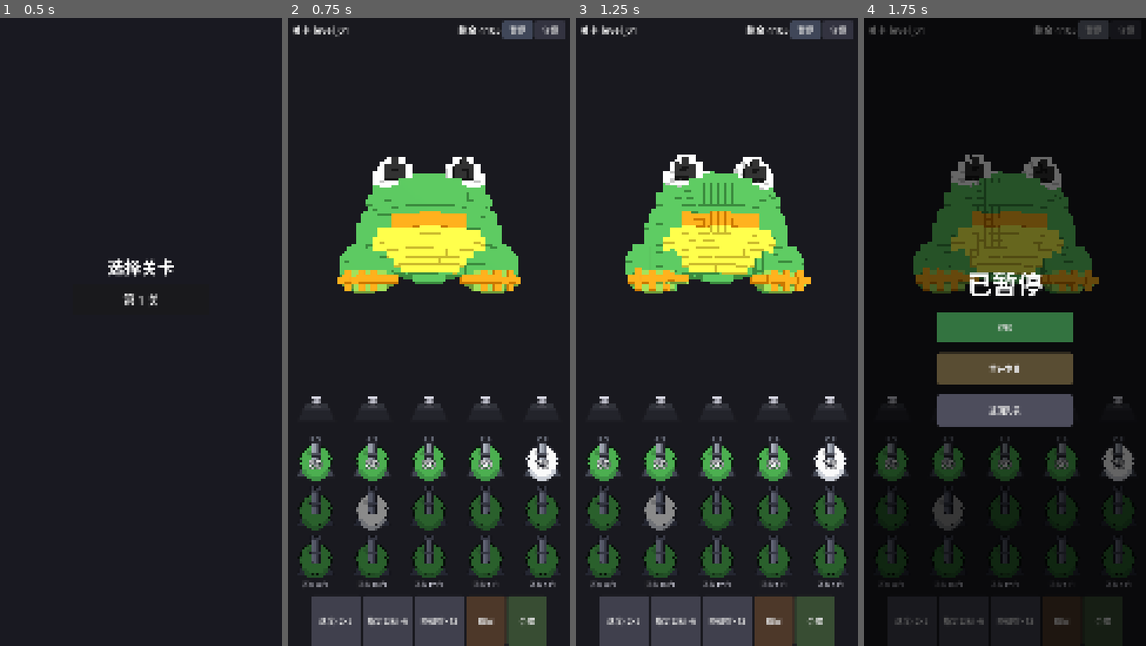
Above: before the commit, frames 1-4 (left to right).
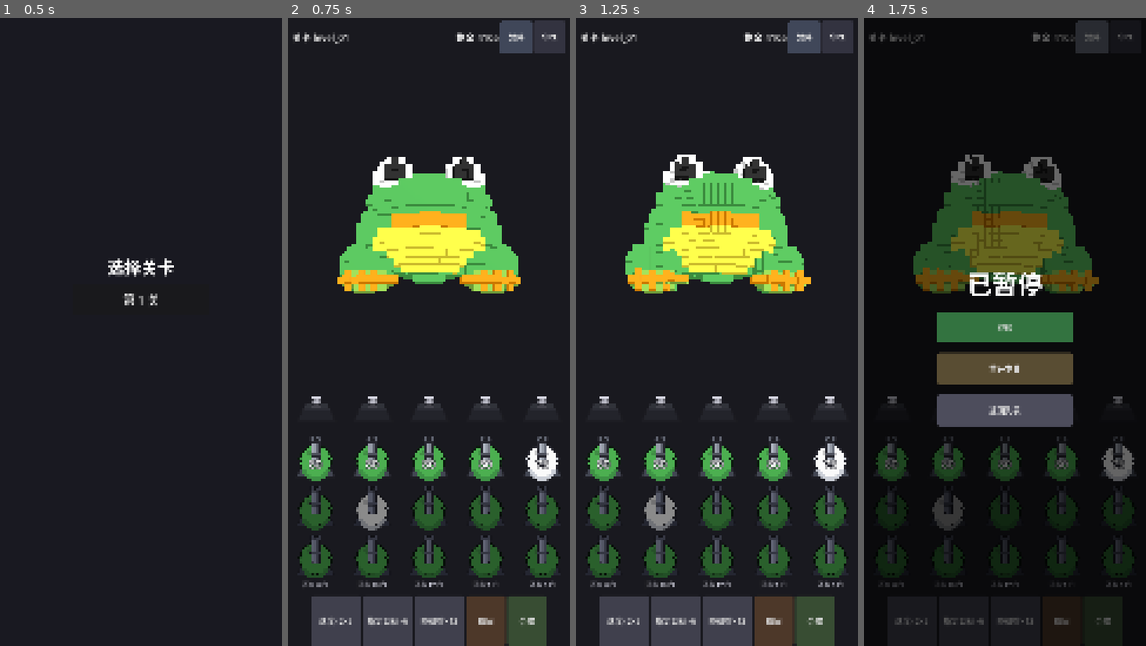
Above: after the commit, the same moments.

Repository: AdrianAndroid/godot-voxel-block-smash
Game: Godot game, scene res://scenes/main/main.tscn
Same seed, same stepped clock (60 frames per second), same inputs: the game is played once before the commit and once after it.
Inputs:
- Up to frame 1 (0.5 s): no input
- Up to frame 2 (0.75 s): click "第 1 关" at 0.5 s
- Up to frame 3 (1.25 s): no input
- Up to frame 4 (1.75 s): click "暂停" at 1.25 s

Frame 1 is identical in both runs. In frame 2, 1.3% of the frame differs, in the area x 1-99%, y 0-6%; in frame 3, 1.3%; in frame 4, 0.8%.

Commit message:
iOS适配准备：导出预设/安全区内移/触摸双触发修复/诊断发布门禁
- export_presets.cfg [preset.2] iOS：arm64、bundle沿用、0.3.2(5)、竖屏、min iOS 15.0、零权限、排除非运行资源、签名字段留空
- main.gd：iOS关闭emulate_mouse_from_touch（实证双派发：旋转×2、点按双触发）
- hud_presenter.gd：_apply_safe_area（仅iOS，刘海/Home条内移）；暂停/守恒按钮124×124≈44pt
- event_recorder/perf_monitor：enabled默认OS.is_debug_build()，release不落盘
- 新增 docs/tasks/ios-adaptation-plan.md（方案+真机验收清单）与 reports/ios/adaptation-status.md
- 验证：19/19套件PASS；export-pack PCK探针确认包含/排除正确；导出因缺ios.zip模板BLOCKED

Diff:
--- a/scripts/app/main.gd
+++ b/scripts/app/main.gd
@@ -26,6 +26,12 @@
 
 
 func _ready() -> void:
+	# iOS 适配（CQ 输入互斥）：引擎默认 emulate_mouse_from_touch=true 会让一次触摸
+	# 同时产生 InputEventMouseButton/Motion 与 InputEventScreenTouch/Drag（headless 实测），
+	# 导致旋转量翻倍、CannonView/ColumnClip 一次点按触发两次。本工程所有处理器均已
+	# 原生处理触摸事件，iOS 上关闭鼠标模拟；其他平台不受影响（桌面 emulate_touch_from_mouse 默认 false）。
+	if OS.has_feature("ios"):
+		Input.emulate_mouse_from_touch = false
 	router = GestureRouterScript.new()
 	controller = GameControllerScript.new()
 	add_child(controller)
--- a/scripts/diagnostics/event_recorder.gd
+++ b/scripts/diagnostics/event_recorder.gd
@@ -3,7 +3,7 @@
 # 结构化事件记录器（架构 v6：JSONL；run/build/gdd 标识；可开关与采样；发布构建关闭高频日志）
 # 阶段：阶段3
 
-var enabled := true
+var enabled := OS.is_debug_build()  # iOS 适配：发布构建默认关（每事件 flush 高频写盘仅限 debug/编辑器）
 var sample_every := 1           # 高频事件采样率（1=全量）
 var path := "user://event_log.jsonl"
 var run_id := ""
@@ -17,6 +17,8 @@
 
 
 func open(p_path: String = "") -> void:
+	if not enabled:
+		return  # 发布构建不落盘、不建文件
 	if p_path != "":
 		path = p_path
 	run_id = "%d" % Time.get_unix_time_from_system()
--- a/scripts/diagnostics/perf_monitor.gd
+++ b/scripts/diagnostics/perf_monitor.gd
@@ -6,7 +6,7 @@
 
 var interval_sec := 5.0
 var path := "user://perf_log.jsonl"
-var enabled := true
+var enabled := OS.is_debug_build()  # iOS 适配：发布构建默认关（周期写盘仅限 debug/编辑器）
 var stats_provider := Callable()  # FM/F2：() -> Dictionary（fire_stats 快照，合入每行）
 
 var _frames: Array[float] = []
@@ -15,7 +15,8 @@
 
 
 func _ready() -> void:
-	_file = FileAccess.open(path, FileAccess.WRITE)
+	if enabled:
+		_file = FileAccess.open(path, FileAccess.WRITE)
 
 
 func _process(delta: float) -> void:
--- a/scripts/presentation/hud_presenter.gd
+++ b/scripts/presentation/hud_presenter.gd
@@ -48,6 +48,8 @@
 var _toast_token := 0
 var _debug_button: Button = null   # CQ/S07：守恒调试面板开关（仅 debug 构建）
 var _debug_panel: Label = null
+var _top_bar: HBoxContainer = null    # iOS 适配：安全区内移需要引用
+var _props_row: HBoxContainer = null
 
 const COLUMN_WINDOW := 3           # 每列可见窗口（S07：至少展示前三门）
 const SCROLL_THRESHOLD_PX := 12.0  # 点击/滚动移动阈值（S07 §6）
@@ -56,9 +58,28 @@
 func _ready() -> void:
 	set_anchors_preset(PRESET_FULL_RECT)
 	size = get_viewport_rect().size  # CanvasLayer 父级不提供 Control 尺寸，显式取视口
-	get_viewport().size_changed.connect(func() -> void: size = get_viewport_rect().size)
+	get_viewport().size_changed.connect(func() -> void:
+		size = get_viewport_rect().size
+		_apply_safe_area())
 	mouse_filter = MOUSE_FILTER_IGNORE
 	_build_ui()
+	_apply_safe_area()
+
+
+# iOS 适配：刘海/灵动岛/Home 指示条安全区内移。桌面窗口坐标与屏幕坐标不重合（有窗口位移），
+# 且桌面无裁剪需求，故仅 iOS 启用；DisplayServer.get_display_safe_area() 为屏幕像素，
+# 经 canvas_transform 逆变换到 1080×2400 画布坐标后调节顶栏/道具行（其余分区在屏幕中段，不受影响）。
+func _apply_safe_area() -> void:
+	if not OS.has_feature("ios") or _top_bar == null or _props_row == null:
+		return
+	var safe: Rect2i = DisplayServer.get_display_safe_area()
+	if safe.size.x <= 0 or safe.size.y <= 0:
+		return
+	var inv: Transform2D = get_viewport().get_canvas_transform().affine_inverse()
+	var top_canvas: float = (inv * Vector2(0, safe.position.y)).y
+	var bottom_canvas: float = (inv * Vector2(0, safe.position.y + safe.size.y)).y
+	_top_bar.offset_top = 12.0 + maxf(top_canvas, 0.0)
+	_props_row.offset_bottom = -maxf(get_viewport_rect().size.y - bottom_canvas, 0.0)
 
 
 func bind(p_controller: Node) -> void:
@@ -114,6 +135,7 @@
 	top.offset_left = 16
 	top.offset_right = -16
 	add_child(top)
+	_top_bar = top
 	_level_label = Label.new()
 	_level_label.add_theme_font_size_override("font_size", 36)
 	top.add_child(_level_label)
@@ -128,14 +150,15 @@
 	_remain_label.add_theme_font_size_override("font_size", 36)
 	top.add_child(_remain_label)
 	# FM/F4：运行中暂停按钮（继续/重开/返回，走控制器 _paused 门）
+	# iOS 适配：124×124 逻辑像素 ≈ 44×44pt（iPhone 15 Pro 档 keep 缩放），触控目标参考值
 	var pause_btn := _make_button("暂停", Color(0.25, 0.28, 0.35))
-	pause_btn.custom_minimum_size = Vector2(120, 60)
+	pause_btn.custom_minimum_size = Vector2(124, 124)
 	pause_btn.pressed.connect(_on_pause_pressed)
 	top.add_child(pause_btn)
 	# CQ/S07 §5：守恒调试面板（仅 debug 构建，正式 HUD 不堆实现细节）
 	if OS.is_debug_build():
 		_debug_button = _make_button("守恒", Color(0.2, 0.2, 0.25))
-		_debug_button.custom_minimum_size = Vector2(120, 60)
+		_debug_button.custom_minimum_size = Vector2(124, 124)
 		_debug_button.pressed.connect(_toggle_debug_panel)
 		top.add_child(_debug_button)
 		_debug_panel = Label.new()
@@ -224,6 +247,7 @@
 	props_row.alignment = BoxContainer.ALIGNMENT_CENTER
 	props_row.add_theme_constant_override("separation", 8)
 	add_child(props_row)
+	_props_row = props_row
 	for prop in ["speed_x2", "add_slot", "designated_target", "shuffle"]:
 		var b := _make_button(PROP_LABELS[prop], Color(0.25, 0.25, 0.3))
 		b.custom_minimum_size = Vector2(190, 0)
Binary file added: assets/textures/app_icon_1024.png
Not shown, added: assets/textures/app_icon_1024.png.import
Not shown, changed: export_presets.cfg
Not shown, changed: docs/dev-step-log.md
Not shown, added: docs/tasks/ios-adaptation-plan.md
Not shown, added: reports/ios/adaptation-status.md
